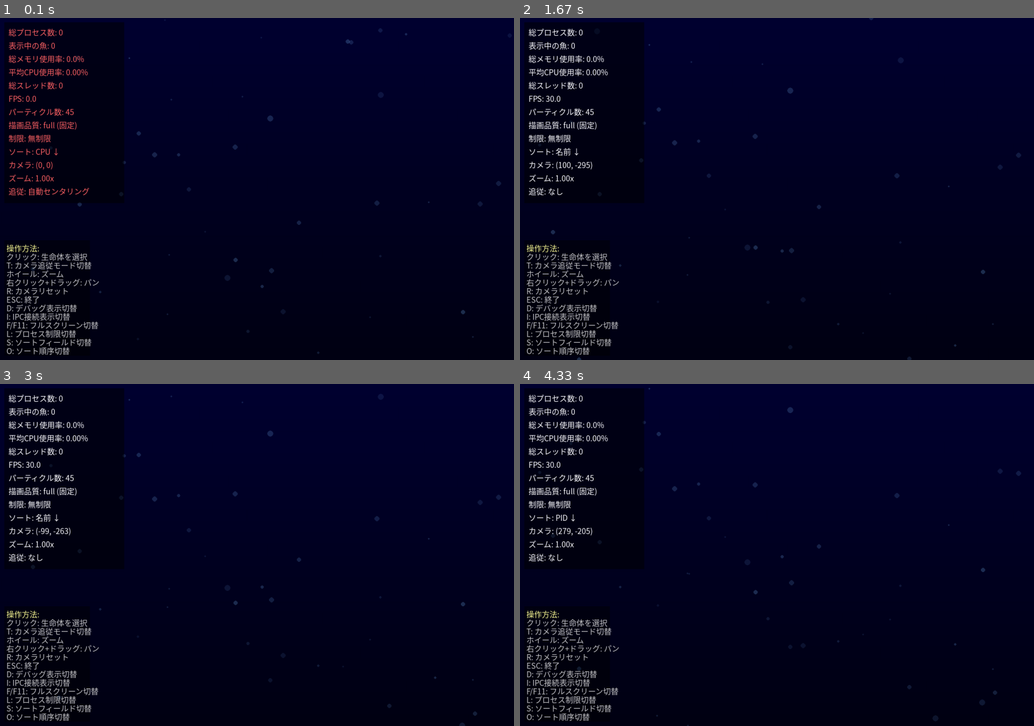
Above: before the commit, frames 1-4 (two rows, left to right).
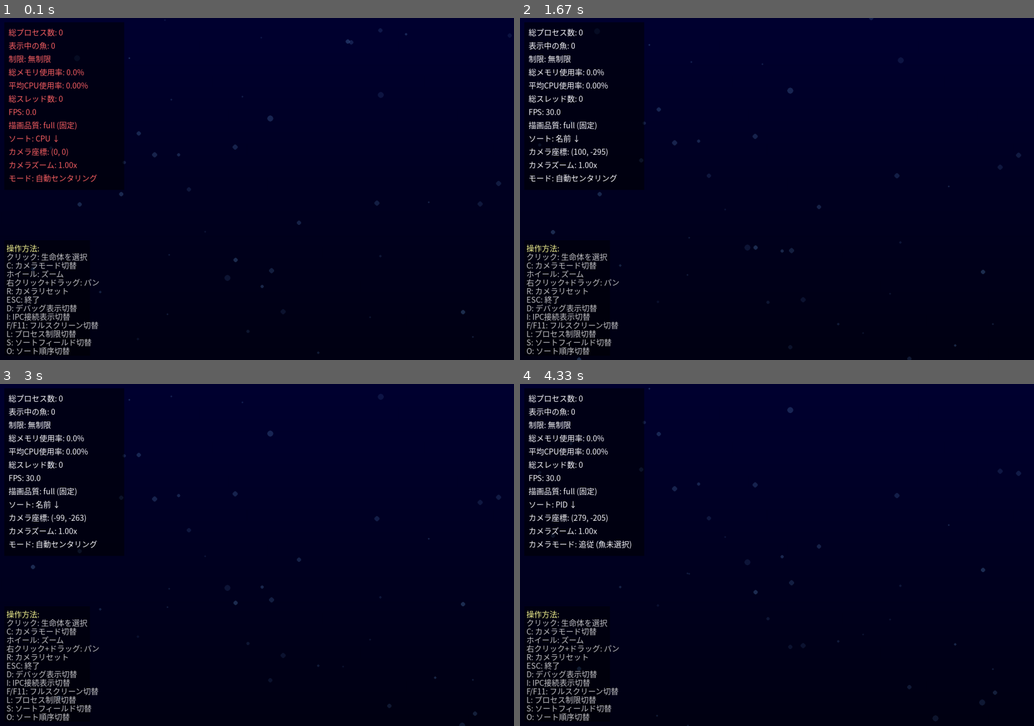
Above: after the commit, the same moments.

Repository: mouri-lab/process-aquarium
Game: pygame game, started from main.py
The game is run twice, just before and just after one commit, with the same random seed, the same clock (stepped at 60 frames per second) and the same inputs.
Inputs (mouse positions are in pixels of both pictures, inside the frame that each line leads up to):
- Up to frame 1 (0.1 s): no input
- Up to frame 2 (1.67 s): hold T 0.33-0.8 s; hold S 0.33-0.8 s; move the mouse to (766, 230) at 0.37 s; hold T 0.83-1.3 s; hold S 0.83-1.3 s; move the mouse to (751, 100) at 0.87 s; press the mouse at (746, 93) at 1.37 s; move the mouse to (725, 154) at 1.47 s; release the mouse at (705, 219) at 1.6 s
- Up to frame 3 (3 s): press the mouse at (226, 459) at 1.7 s; move the mouse to (267, 452) at 1.8 s; release the mouse at (313, 445) at 1.93 s; hold D 2.33-2.97 s; click (364, 452) at 2.42 s
- Up to frame 4 (4.33 s): hold S 3-3.37 s; click (663, 496) at 3.08 s; tap C at 3.15 s; press the mouse at (746, 459) at 3.43 s; move the mouse to (663, 445) at 3.53 s; move the mouse to (586, 435) at 3.63 s; release the mouse at (586, 435) at 3.67 s; hold D from 4.23 s (still down); click (643, 500) at 4.32 s

The runs differ from the first frame. In frame 1, 1.6% of the frame differs, in the area x 1-24%, y 10-74%; in frame 2, 1.6%; in frame 3, 1.6%; in frame 4, 1.7%, in the area x 1-22%, y 10-74%.

Commit message:
カメラモードを追加し、自動センタリング、選択魚追従、手動制御の切り替えを実装。追従対象の魚が削除された際の処理を改善し、カメラ情報の表示を更新。

Diff:
--- a/src/visuals/aquarium.py
+++ b/src/visuals/aquarium.py
@@ -192,8 +192,8 @@
 
         # 追従機能
         self.follow_target: Optional[Fish] = None
-        self.auto_center = True  # 自動センタリング
-        self.camera_follow_mode = False  # カメラ追従モード
+        # カメラモード: 0=自動センタリング, 1=選択魚追従, 2=なし
+        self.camera_mode = 0
 
         # 日本語フォント管理と動的スケーリング
         self._preferred_font_name: Optional[str] = None
@@ -319,34 +319,28 @@
 
     def update_camera(self):
         """カメラの更新（追従機能など）"""
-        # 選択魚追従モード：selected_fishを自動追従
-        if self.camera_follow_mode and self.selected_fish and self.selected_fish in self.fishes.values():
-            # 選択された魚を画面中央に保つ
-            target_x = self.selected_fish.x
-            target_y = self.selected_fish.y
-
-            # スムーズな追従（線形補間）
-            lerp_factor = 0.08  # 少し速めの追従
-            self.camera_x += (target_x - self.camera_x) * lerp_factor
-            self.camera_y += (target_y - self.camera_y) * lerp_factor
-        elif self.follow_target and self.follow_target in self.fishes.values():
-            # 従来の追従対象の魚を画面中央に保つ
-            target_x = self.follow_target.x
-            target_y = self.follow_target.y
-
-            # スムーズな追従（線形補間）
-            lerp_factor = 0.05
-            self.camera_x += (target_x - self.camera_x) * lerp_factor
-            self.camera_y += (target_y - self.camera_y) * lerp_factor
-        elif self.auto_center and self.fishes and not self.camera_follow_mode:
-            # 自動センタリング：全ての魚の重心を追跡（追従モードでない時のみ）
-            center_x = sum(fish.x for fish in self.fishes.values()) / len(self.fishes)
-            center_y = sum(fish.y for fish in self.fishes.values()) / len(self.fishes)
-
-            # ゆっくりとした自動センタリング
-            lerp_factor = 0.01
-            self.camera_x += (center_x - self.camera_x) * lerp_factor
-            self.camera_y += (center_y - self.camera_y) * lerp_factor
+        if self.camera_mode == 0:
+            # 自動センタリング：全ての魚の重心を追跡
+            if self.fishes:
+                center_x = sum(fish.x for fish in self.fishes.values()) / len(self.fishes)
+                center_y = sum(fish.y for fish in self.fishes.values()) / len(self.fishes)
+
+                # ゆっくりとした自動センタリング
+                lerp_factor = 0.01
+                self.camera_x += (center_x - self.camera_x) * lerp_factor
+                self.camera_y += (center_y - self.camera_y) * lerp_factor
+        elif self.camera_mode == 1:
+            # 選択魚追従モード：selected_fishを自動追従
+            if self.selected_fish and self.selected_fish in self.fishes.values():
+                # 選択された魚を画面中央に保つ
+                target_x = self.selected_fish.x
+                target_y = self.selected_fish.y
+
+                # スムーズな追従（線形補間）
+                lerp_factor = 0.08  # 少し速めの追従
+                self.camera_x += (target_x - self.camera_x) * lerp_factor
+                self.camera_y += (target_y - self.camera_y) * lerp_factor
+        # camera_mode == 2 の場合は何もしない（手動制御のみ）
 
     def _create_background_cache(self):
         """背景キャッシュを作成"""
@@ -469,11 +463,12 @@
 
         for pid in dead_pids:
             fish_name = self.fishes[pid].process_name
-            # 追従対象の魚が削除される場合は追従モードを解除
+            # 追従対象の魚が削除される場合は自動センタリングモードに切り替え
             if self.selected_fish and self.selected_fish.pid == pid:
-                self.camera_follow_mode = False
+                if self.camera_mode == 1:  # 選択魚追従モードの場合
+                    self.camera_mode = 0  # 自動センタリングモードに切り替え
+                    print(f"📹 追従対象の魚が削除されました。自動センタリングモードに切り替えます。")
                 self.selected_fish = None
-                print(f"📹 追従対象の魚が削除されました。追従モードを解除します。")
             if self.follow_target and self.follow_target.pid == pid:
                 self.follow_target = None
             del self.fishes[pid]
@@ -595,14 +590,17 @@
         else:
             quality_label = "full (固定)"
 
+        # プロセス制限とソート情報を追加
+        limit_str = "無制限" if self.process_limit is None else str(self.process_limit)
+
         stats_lines = [
             f"総プロセス数: {self.total_processes}",
             f"表示中の魚: {len(self.fishes)}",
+            f"制限: {limit_str}",
             f"総メモリ使用率: {self.total_memory:.1f}%",
             f"平均CPU使用率: {self.avg_cpu:.2f}%",
             f"総スレッド数: {self.total_threads}",
             f"FPS: {current_fps:.1f}",
-            f"パーティクル数: {self.performance_monitor['adaptive_particle_count']}",
             f"描画品質: {quality_label}",
         ]
 
@@ -611,29 +609,26 @@
             if reduced_threshold is not None and minimal_threshold is not None:
                 stats_lines.append(f"品質閾値: 簡易≦{reduced_threshold:.1f}fps／最小≦{minimal_threshold:.1f}fps")
 
-        # プロセス制限とソート情報を追加
-        limit_str = "無制限" if self.process_limit is None else str(self.process_limit)
-        stats_lines.append(f"制限: {limit_str}")
-
         field_names = {"cpu": "CPU", "memory": "メモリ", "name": "名前", "pid": "PID"}
         order_symbol = "↓" if self.sort_order == "desc" else "↑"
         stats_lines.append(f"ソート: {field_names.get(self.sort_by, self.sort_by)} {order_symbol}")
 
-        # Retinaディスプレイ情報
-        if hasattr(self, 'retina_info') and self.retina_info['is_retina']:
-            stats_lines.append(f"Retina: {self.retina_info['scale_factor']:.1f}x")
+        # # Retinaディスプレイ情報
+        # if hasattr(self, 'retina_info') and self.retina_info['is_retina']:
+        #     stats_lines.append(f"Retina: {self.retina_info['scale_factor']:.1f}x")
 
         # カメラ情報
-        stats_lines.append(f"カメラ: ({self.camera_x:.0f}, {self.camera_y:.0f})")
-        stats_lines.append(f"ズーム: {self.zoom_level:.2f}x")
-        if self.camera_follow_mode and self.selected_fish:
-            stats_lines.append(f"📹 追従: PID {self.selected_fish.pid}")
-        elif self.follow_target:
-            stats_lines.append(f"追従: PID {self.follow_target.pid}")
-        elif self.auto_center:
-            stats_lines.append("追従: 自動センタリング")
-        else:
-            stats_lines.append("追従: なし")
+        stats_lines.append(f"カメラ座標: ({self.camera_x:.0f}, {self.camera_y:.0f})")
+        stats_lines.append(f"カメラズーム: {self.zoom_level:.2f}x")
+        if self.camera_mode == 0:
+            stats_lines.append("モード: 自動センタリング")
+        elif self.camera_mode == 1:
+            if self.selected_fish:
+                stats_lines.append(f"カメラモード: 追従 (PID {self.selected_fish.pid})")
+            else:
+                stats_lines.append("カメラモード: 追従 (魚未選択)")
+        else:  # camera_mode == 2
+            stats_lines.append("カメラモード: 手動制御")
 
         # 背景パネル
         panel_padding_x = 10
@@ -687,7 +682,7 @@
         help_lines = [
             "操作方法:",
             "クリック: 生命体を選択",
-            "T: カメラ追従モード切替",
+            "C: カメラモード切替",
             "ホイール: ズーム",
             "右クリック+ドラッグ: パン",
             "R: カメラリセット",
@@ -931,27 +926,25 @@
                     # ソート順序の切り替え
                     self._toggle_sort_order()
                 elif event.key == pygame.K_c:
-                    # 自動センタリングの切り替え
-                    self.auto_center = not self.auto_center
-                    print(f"自動センタリング: {'オン' if self.auto_center else 'オフ'}")
-                elif event.key == pygame.K_t:
-                    # 選択魚追従モードの切り替え
-                    if self.selected_fish:
-                        self.camera_follow_mode = not self.camera_follow_mode
-                        if self.camera_follow_mode:
-                            print(f"📹 カメラ追従モード: オン (PID {self.selected_fish.pid} - {self.selected_fish.process_name})")
+                    # カメラモードの循環切り替え
+                    self.camera_mode = (self.camera_mode + 1) % 3
+                    if self.camera_mode == 0:
+                        print("📹 カメラモード: 自動センタリング")
+                    elif self.camera_mode == 1:
+                        if self.selected_fish:
+                            print(f"📹 カメラモード: 選択魚追従 (PID {self.selected_fish.pid} - {self.selected_fish.process_name})")
                         else:
-                            print("📹 カメラ追従モード: オフ")
-                    else:
-                        print("⚠️ 追従する魚を選択してください（左クリック）")
+                            print("📹 カメラモード: 選択魚追従 (魚を選択してください)")
+                    else:  # camera_mode == 2
+                        print("📹 カメラモード: 手動制御")
                 elif event.key == pygame.K_r:
                     # カメラリセット
                     self.camera_x = 0.0
                     self.camera_y = 0.0
                     self.zoom_level = 1.0
                     self.follow_target = None
-                    self.camera_follow_mode = False  # 追従モードもリセット
-                    print("カメラをリセットしました")
+                    self.camera_mode = 0  # 自動センタリングモードにリセット
+                    print("カメラをリセットしました（自動センタリングモード）")
             elif event.type == pygame.MOUSEBUTTONDOWN:
                 if event.button == 1:  # 左クリック
                     self.is_dragging = True
